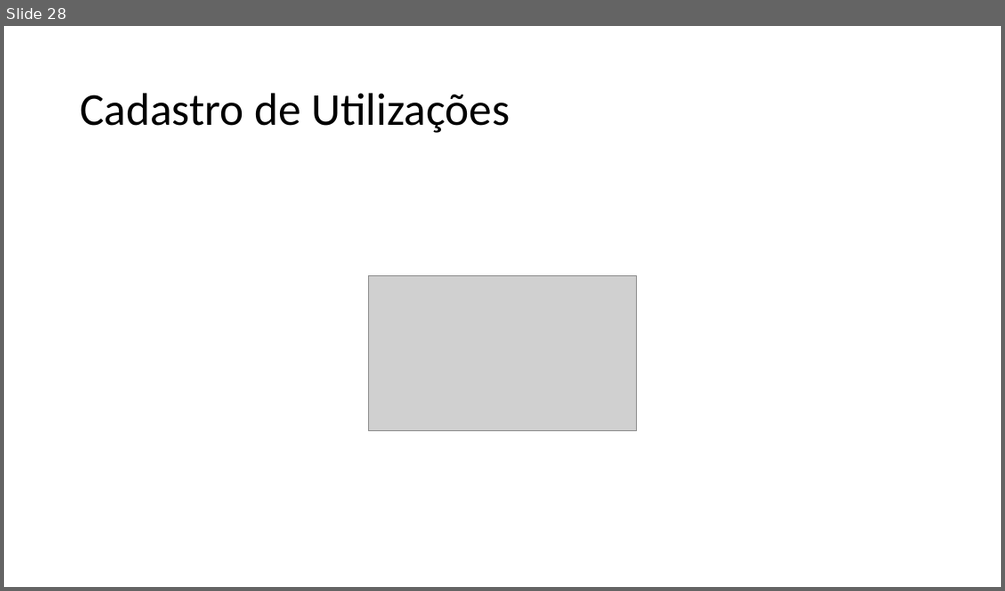
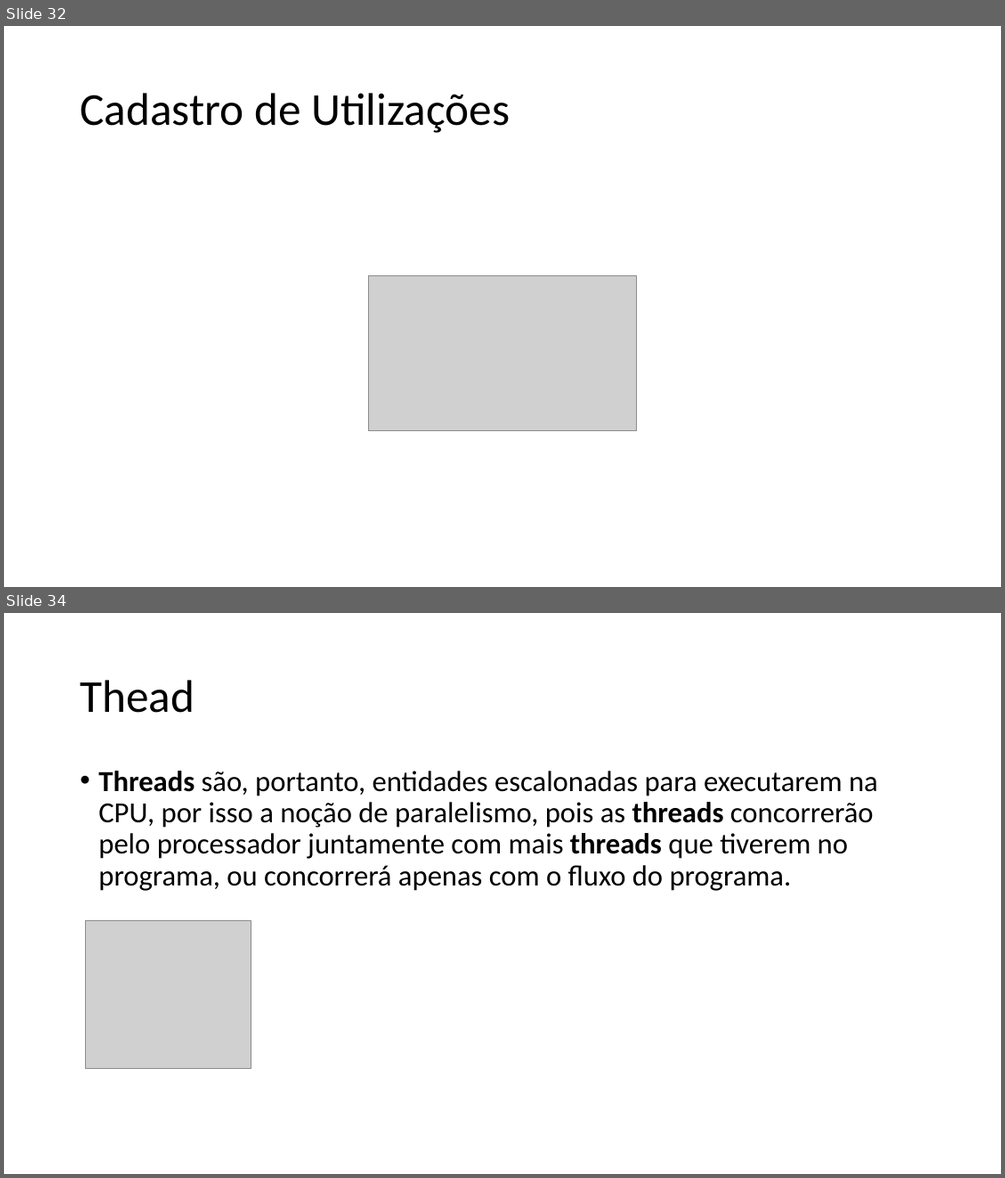
Before and after one commit to casdea/tcc-engenharia-da-computacao, a slide deck: APRESENTACAO-TCC-2.pptx. Shown one above the other, each under a label of ours: slide 28 before the commit, slides 32 and 34 after it; the slides between them are not shown. The pictures are 1005x591 and 1005x1178 pixels, drawn with LibreOffice and Linux fonts; fonts in the diff are those of the drawing; grey boxes stand for pictures. Boxes give left, top, right and bottom in pixels: in the first picture for what was removed or moved away, otherwise in the second. Text is boxed around its words. In the diff, an @@ line names an element or a change of style, - is before the commit and + after.

```diff
--- a/APRESENTACAO-TCC-2.pptx
+++ b/APRESENTACAO-TCC-2.pptx
@@ slide 34 added at box(4, 613, 1001, 1174), background #FFFFFF @@
@@ title added at box(80, 680, 194, 713), 44 pt, text #000000 @@
+Thead
@@ text added at box(98, 771, 878, 891), 28 pt, text #000000 @@
+• Threads são, portanto, entidades escalonadas para executarem na CPU, por isso a noção de paralelismo, pois as threads concorrerão pelo processador juntamente com mais threads que tiverem no programa, ou concorrerá apenas com o fluxo do programa.
@@ picture added at box(86, 921, 251, 1069) @@
@@ what was slide 28 is now slide 32 @@
```
Also in this commit, not shown: 15 slides changed, 6 other slides added, 4 other files.
